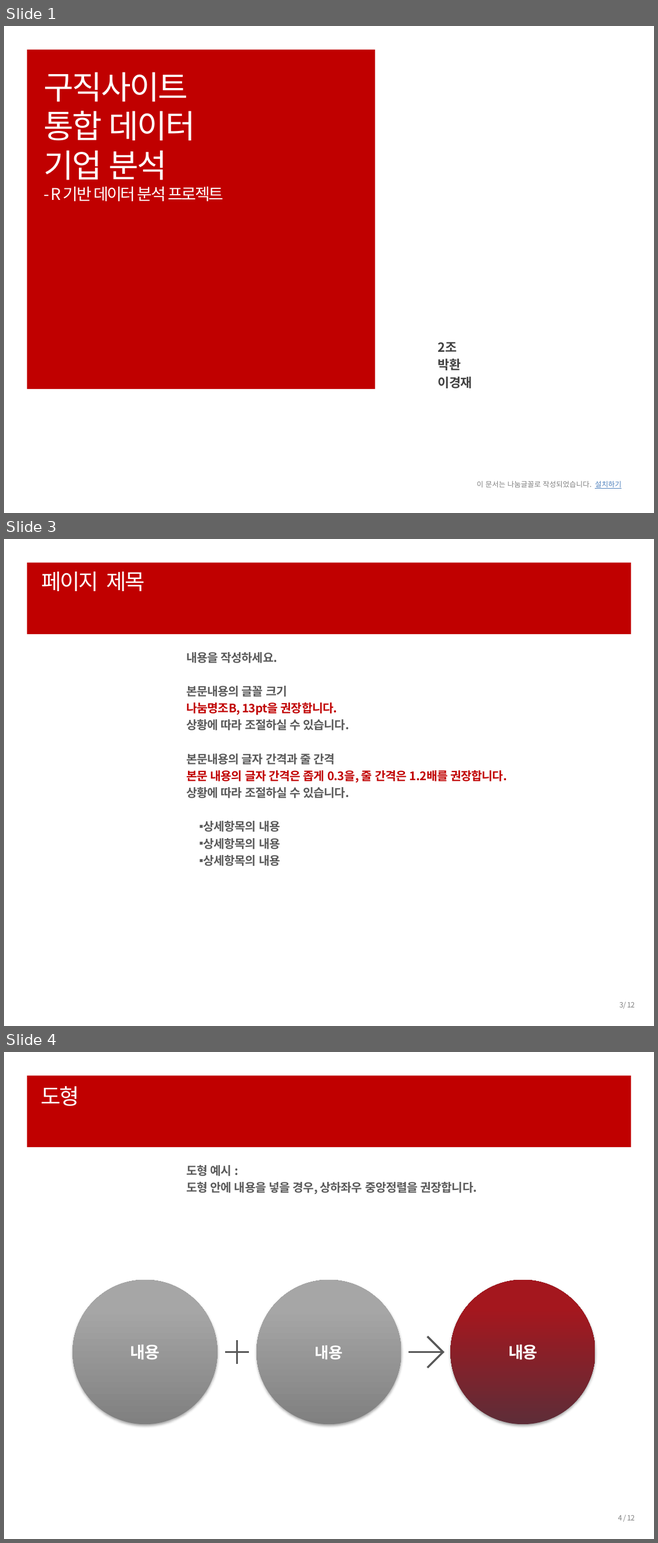
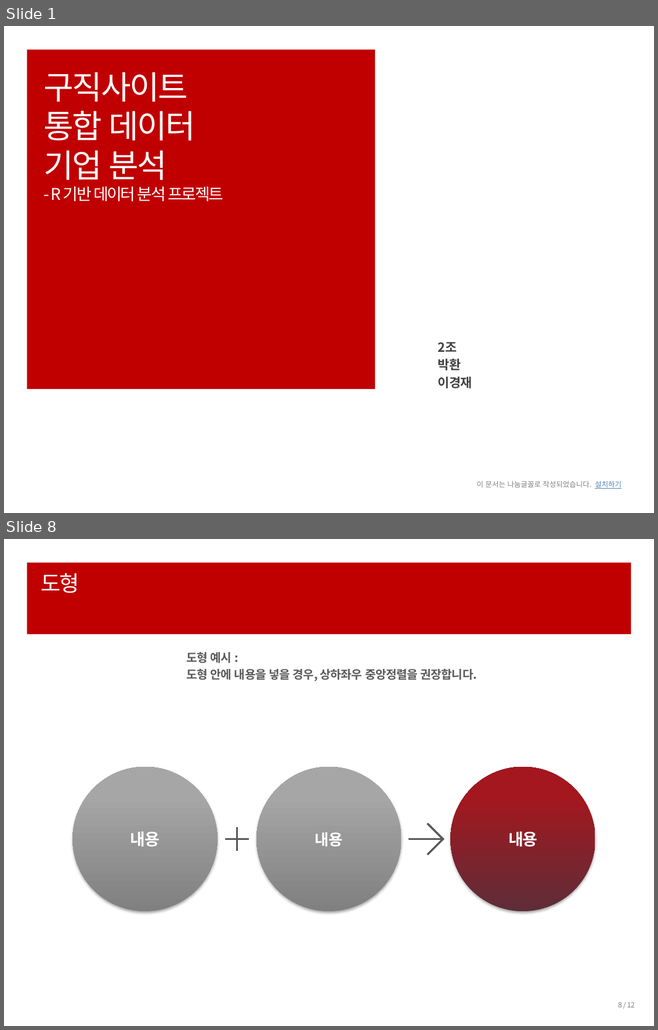
Before and after one commit to ParkHwan/R-studio, a slide deck: project/발표용 ppt.pptx. Shown one above the other, each under a label of ours: slides 1, 3 and 4 before the commit, slides 1 and 8 after it; the slides between them are not shown. The pictures are 658x1543 and 658x1030 pixels, drawn with LibreOffice and Linux fonts; fonts in the diff are those of the drawing. Boxes give left, top, right and bottom in pixels: in the first picture for what was removed or moved away, otherwise in the second. Text is boxed around its words. In the diff, an @@ line names an element or a change of style, - is before the commit and + after.

```diff
--- a/project/발표용 ppt.pptx
+++ b/project/발표용 ppt.pptx
@@ slide 3 removed at bbox=[4, 539, 654, 1026], background #FFFFFF @@
@@ rectangle removed at bbox=[27, 562, 630, 634] @@
@@ title removed at bbox=[42, 571, 145, 591] @@
-페이지 제목
@@ text removed at bbox=[186, 652, 507, 866] @@
-내용을 작성하세요.
-본문내용의 글꼴 크기
-나눔명조B, 13pt을 권장합니다.
-상황에 따라 조절하실 수 있습니다.
-본문내용의 글자 간격과 줄 간격
-본문 내용의 글자 간격은 좁게 0.3을, 줄 간격은 1.2배를 권장합니다.
-상황에 따라 조절하실 수 있습니다.
-▪ 상세항목의 내용
-▪ 상세항목의 내용
-▪ 상세항목의 내용
@@ page number removed at bbox=[619, 1002, 634, 1009] @@
-3/ 12
@@ what was slide 4 is now slide 8 @@
@@ page number at bbox=[618, 1002, 634, 1008]: text changed @@
-4 / 12
+8 / 12
```
Also in this commit, not shown: 1 slide changed, 5 slides added, 9 other files.
